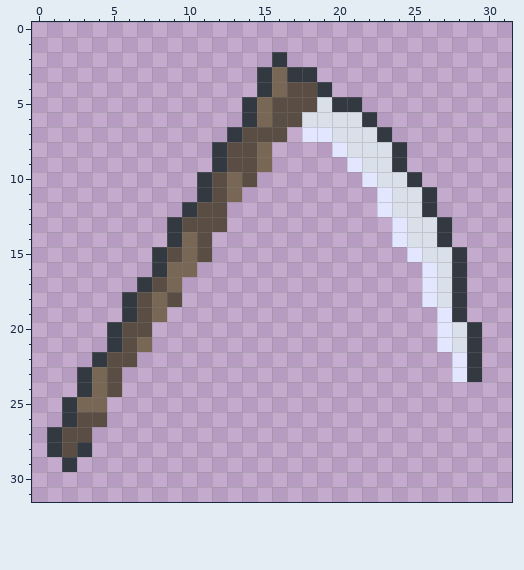
Pixel-art file -- assets/card/scythe.aseprite. Above: the version before the commit.
32x32 pixels, 1 frame.
After:
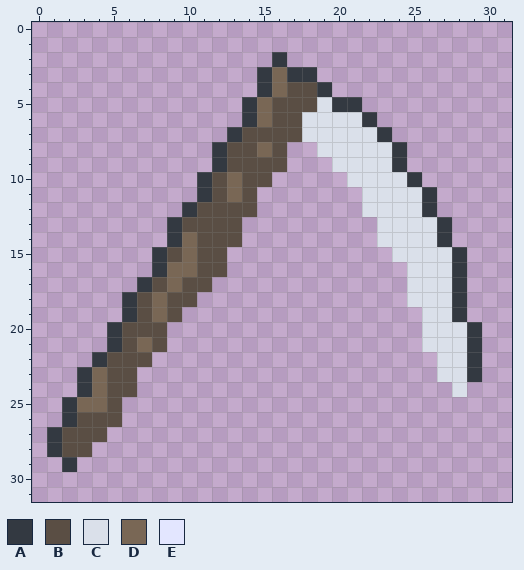
Palette (. is transparent): A #333941  B #5a4e44  C #dae0ea  D #796755  E #e3e6ff
The exact change:
Changed rows in their new state; - is an unchanged pixel.
first column x 3:
 7 --------------BCC---------
 8 -------------B--CC--------
 9 ------------BB---CC-------
10 ------------B-----CC------
11 -----------B-------CC-----
12 ----------BB-------CC-----
13 ----------B---------CC----
14 ---------BB---------CC----
15 ---------B-----------CC---
16 --------BB------------CC--
17 -------BB-------------CC--
18 -------B--------------CC--
19 ------B----------------CC-
20 -----B-----------------CC-
21 -----B-----------------CC-
22 ----B-------------------CC
23 ---B--------------------CC
24 ---B---------------------C
25 --B-----------------------
26 --B-----------------------
27 -B------------------------
28 B-------------------------
Changed places in both pictures, as pixel boxes (x1, y1, x2, y2):
changed: (77, 127, 467, 457)
